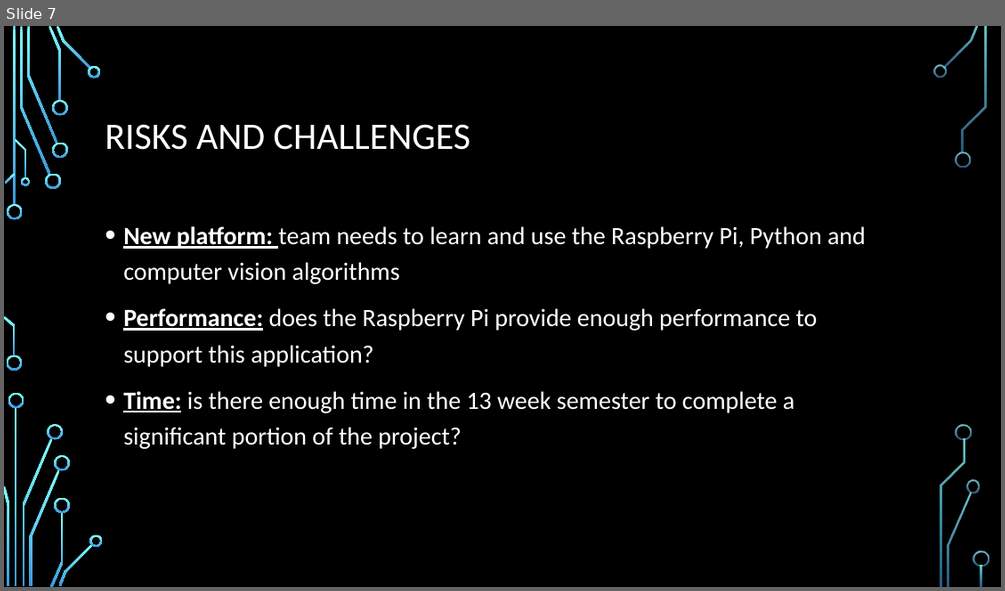
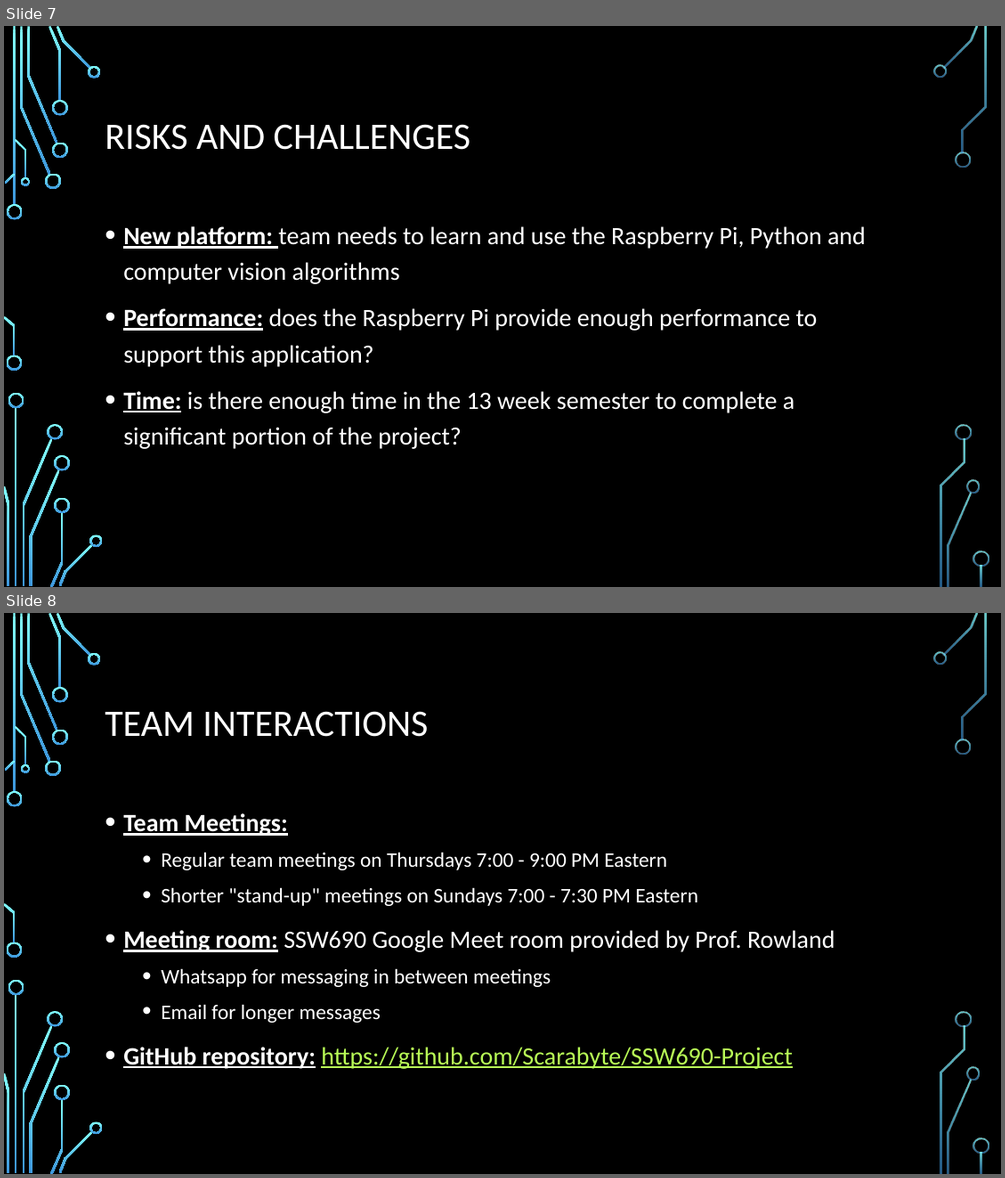
Before and after one commit to Scarabyte/SSW690-Project, a slide deck: docs/Presentations/Computer Vision Driving Aids Project Overview.pptx. Shown one above the other, each under a label of ours: slide 7 before the commit, slides 7 and 8 after it. The pictures are 1005x591 and 1005x1178 pixels, drawn with LibreOffice and Linux fonts; fonts in the diff are those of the drawing; background and template pictures are left out. Boxes give left, top, right and bottom in pixels: in the first picture for what was removed or moved away, otherwise in the second. Text is boxed around its words. In the diff, an @@ line names an element or a change of style, - is before the commit and + after.

Commit message:
Add slide for team interactions
Create new slide to address issues #11 and #12

```diff
--- a/docs/Presentations/Computer Vision Driving Aids Project Overview.pptx
+++ b/docs/Presentations/Computer Vision Driving Aids Project Overview.pptx
@@ slide 8 added at (4, 613, 1001, 1174), background picture (left out); not listed: 36 template elements that a slide beside it also shows @@
@@ title added at (105, 711, 428, 737), 36 pt, text #FFFFFF @@
+TEAM INTERACTIONS
@@ text added at (123, 813, 834, 1069), 20 pt, text #FFFFFF @@
+• Team Meetings:
+  • Regular team meetings on Thursdays 7:00 - 9:00 PM Eastern
+  • Shorter "stand-up" meetings on Sundays 7:00 - 7:30 PM Eastern
+• Meeting room: SSW690 Google Meet room provided by Prof. Rowland
+  • Whatsapp for messaging in between meetings
+  • Email for longer messages
+• GitHub repository: https://github.com/Scarabyte/SSW690-Project
```
